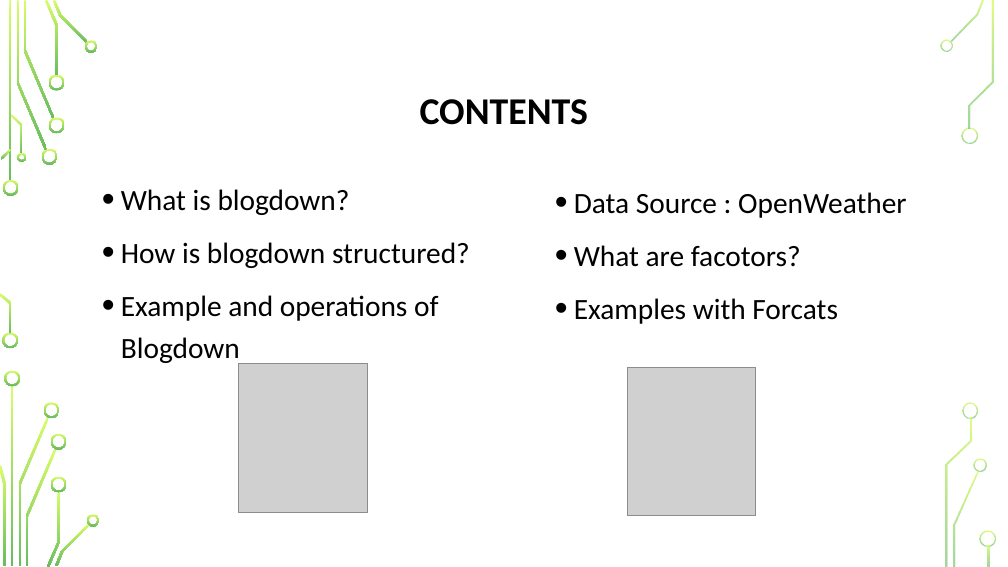
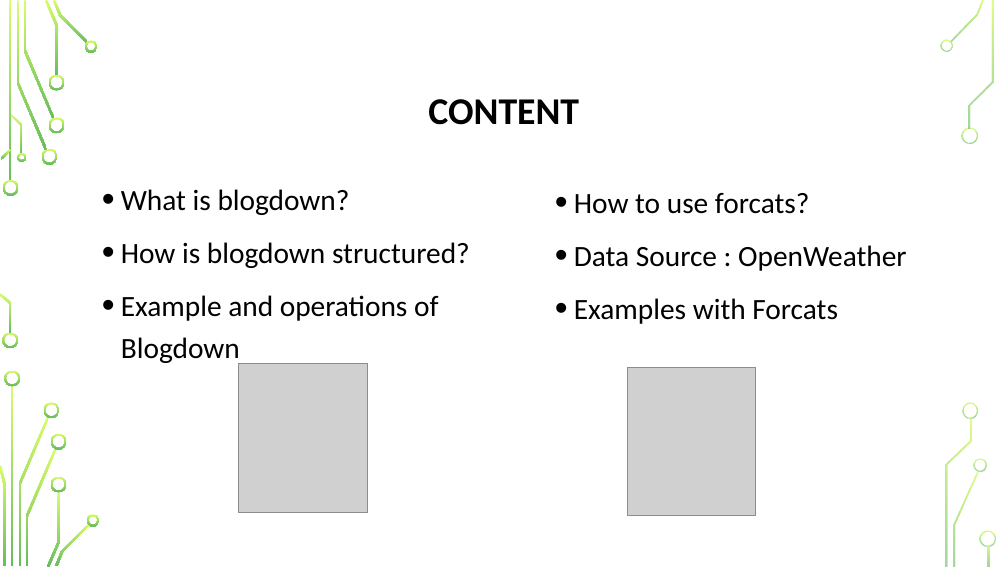
Before and after one commit to AlexanderKleine/blogdown-forcats, a slide deck: slide 2 of BlogDown&Forcats.pptx. Drawn at 1008x567 pixels with LibreOffice and Linux fonts; fonts in the diff are those of the drawing; grey boxes stand for pictures; background and template pictures are left out. Boxes give left, top, right and bottom in pixels: in the first picture for what was removed or moved away, otherwise in the second. Text is boxed around its words. In the diff, an @@ line names an element or a change of style, - is before the commit and + after.

```diff
--- a/BlogDown&Forcats.pptx
+++ b/BlogDown&Forcats.pptx
@@ title at bbox=[428, 99, 579, 125]: text changed @@
-CONTENTS
+CONTENT
@@ text at bbox=[574, 193, 809, 214]: paragraph added @@
+• How to use forcats?
@@ text at bbox=[574, 245, 801, 267]: paragraph removed @@
-• What are facotors?
```
Also in this commit, not shown: 5 other slides changed, 2 slides added, 4 other files.
